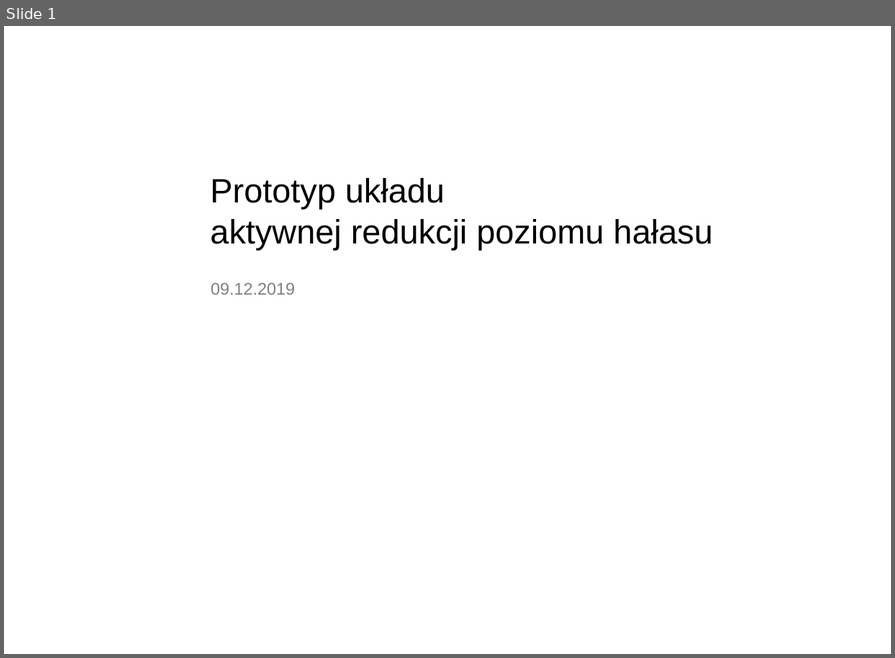
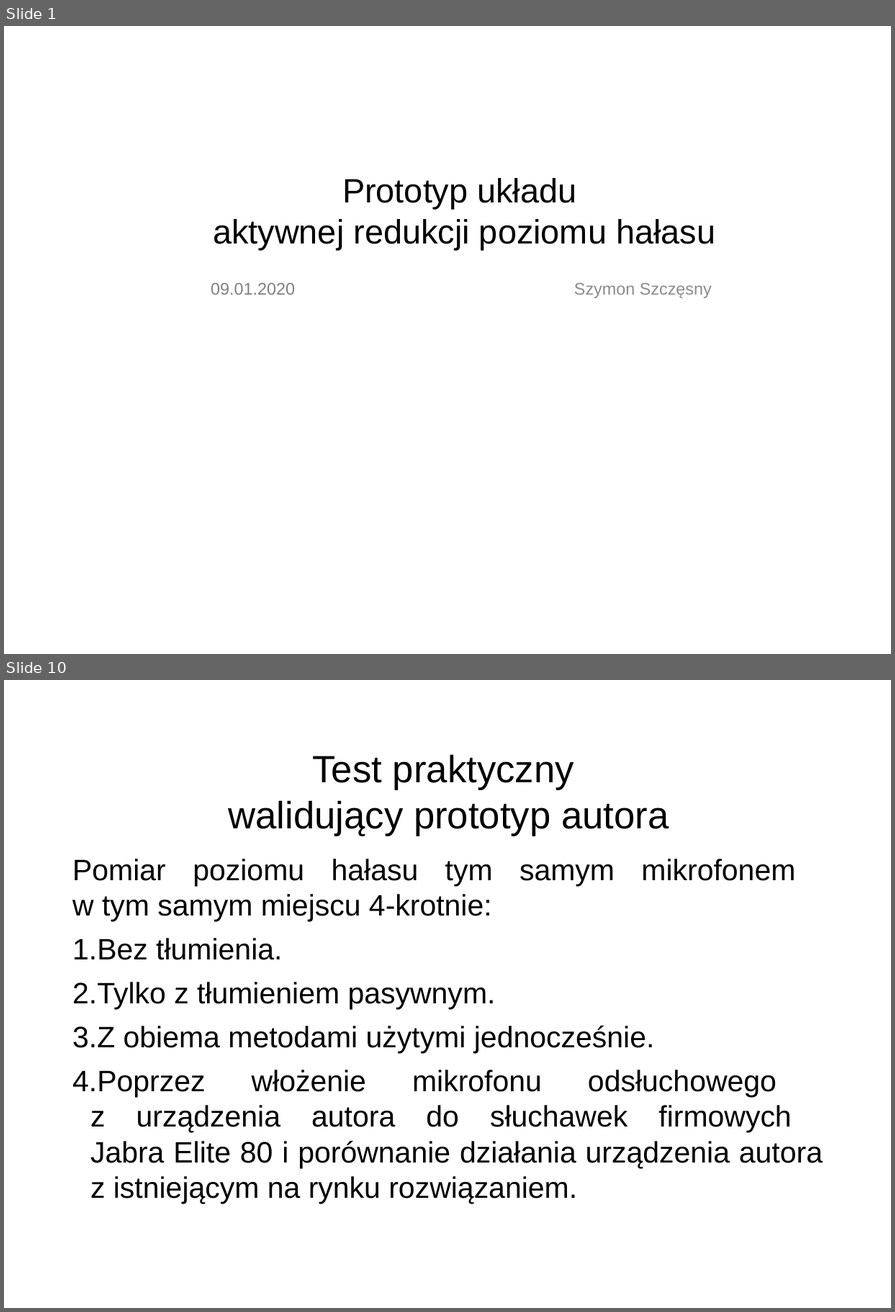
Before and after one commit to Stchena/ANC-Thesis, a slide deck: Assets/prezentacja_prototyp_ukladu_aktywnej_redukcji_poziomu_halasu.ppt. Shown one above the other, each under a label of ours: slide 1 before the commit, slides 1 and 10 after it; the slides between them are not shown. The pictures are 895x658 and 895x1312 pixels, drawn with LibreOffice and Linux fonts; fonts in the diff are those of the drawing; background and template pictures are left out. Boxes give left, top, right and bottom in pixels: in the first picture for what was removed or moved away, otherwise in the second. Text is boxed around its words. In the diff, an @@ line names an element or a change of style, - is before the commit and + after.

Commit message:
Fixing minor mistakes, formatting text and modifying the presentation.
Summary:
- Fixes
- New assets
- Changed formatting in a few spots
- Modified presentation
- Removed the copyright clausule from titlepage, it is an attachment now

```diff
--- a/Assets/prezentacja_prototyp_ukladu_aktywnej_redukcji_poziomu_halasu.ppt
+++ b/Assets/prezentacja_prototyp_ukladu_aktywnej_redukcji_poziomu_halasu.ppt
@@ slide 10 added at bbox=[4, 680, 891, 1308], background picture (left out) @@
@@ title added at bbox=[228, 754, 669, 836], 36 pt, text #000000 @@
+Test praktyczny
+walidujący prototyp autora
@@ text added at bbox=[72, 859, 823, 1203], 28 pt, text #000000 @@
+Pomiar poziomu hałasu tym samym mikrofonem
+w tym samym miejscu 4-krotnie:
+1. Bez tłumienia.
+2. Tylko z tłumieniem pasywnym.
+3. Z obiema metodami użytymi jednocześnie.
+4. Poprzez włożenie mikrofonu odsłuchowego
+   z urządzenia autora do słuchawek firmowych
+   Jabra Elite 80 i porównanie działania urządzenia autora z istniejącym na rynku rozwiązaniem.
@@ slide 1 changed as well @@
@@ text "Prototyp układu aktywnej redukcji poziomu ..." at bbox=[213, 178, 715, 250]: alignment left to centre @@
@@ text at bbox=[211, 282, 295, 295]: text changed @@
-09.12.2019
+09.01.2020
@@ text added at bbox=[574, 282, 712, 298], 16 pt, text #8B8B8B @@
+Szymon Szczęsny
```
Also in this commit, not shown: 1 other slide changed, 9 other slides added, 8 slides removed, 12 other files.
